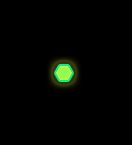
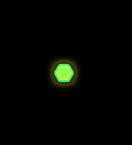
Layer changes from the first 132×145 image to the second:
removed layer "Group 1" over box(54, 64, 74, 82)
added group "Group 1" with 2 layers above "Layer 1" over box(56, 66, 72, 80)
added layer "Polygon 1" in group "Group 1" over box(56, 66, 72, 80)
